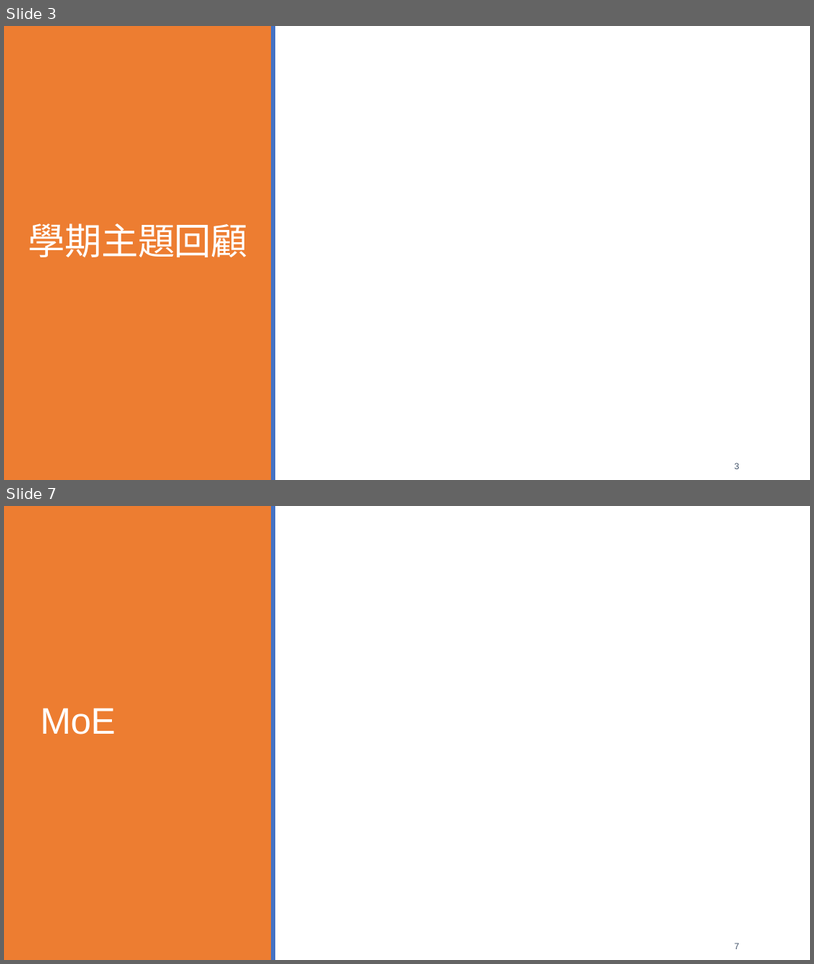
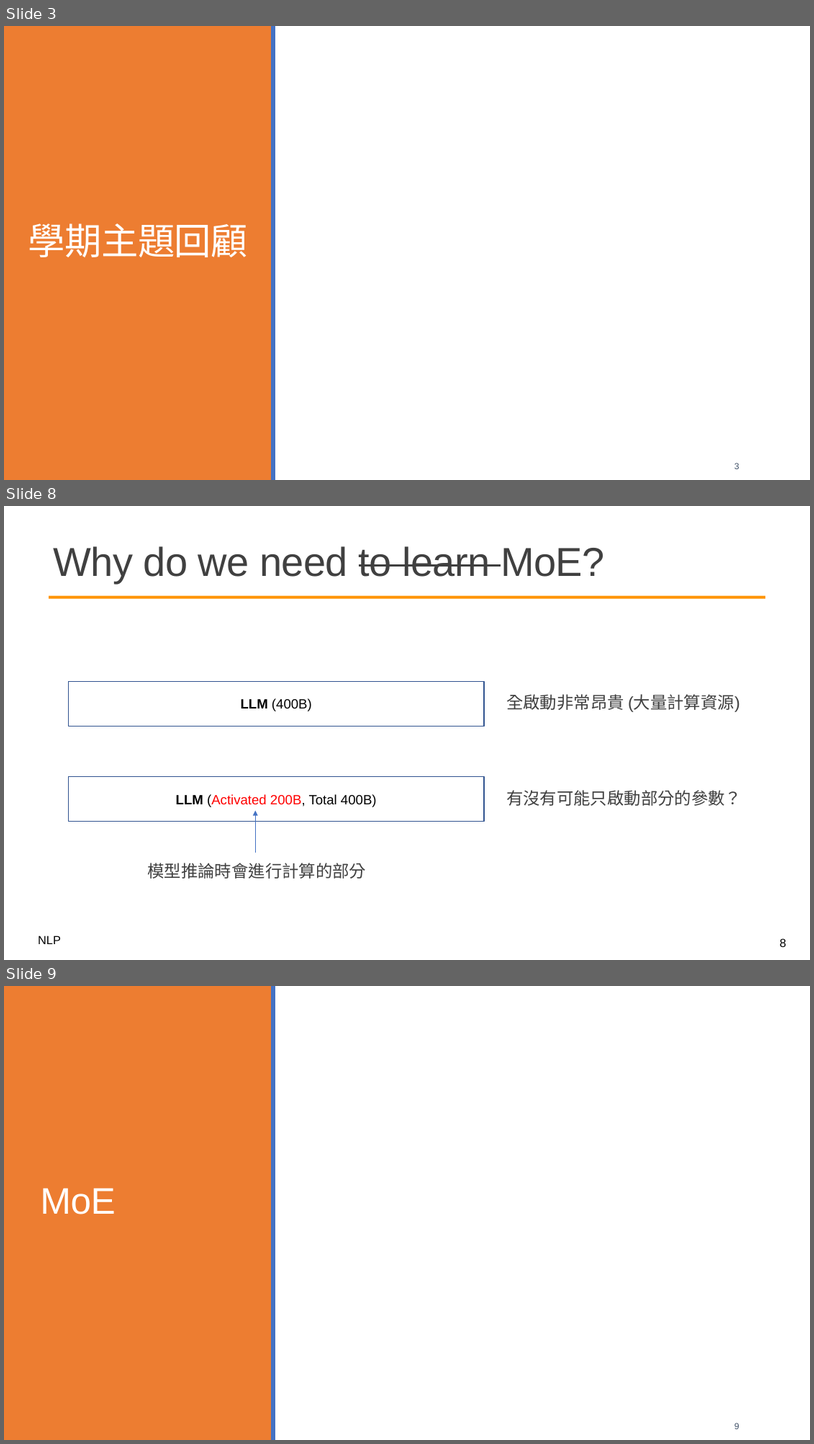
Before and after one commit to mcps5601/CGUNLP_2025_Spring, a slide deck: slides/moe_0601.pptx. Shown one above the other, each under a label of ours: slides 3 and 7 before the commit, slides 3, 8 and 9 after it; the slides between them are not shown. The pictures are 814x964 and 814x1444 pixels, drawn with LibreOffice and Linux fonts; fonts in the diff are those of the drawing; background and template pictures are left out. Boxes give left, top, right and bottom in pixels: in the first picture for what was removed or moved away, otherwise in the second. Text is boxed around its words. In the diff, an @@ line names an element or a change of style, - is before the commit and + after.

```diff
--- a/slides/moe_0601.pptx
+++ b/slides/moe_0601.pptx
@@ slide 8 added at [4,506,810,960], background #FFFFFF @@
@@ title added at [53,546,604,583], 48 pt, text #404040 @@
+Why do we need to learn MoE?
@@ rectangle added at [49,595,766,599], fill #FF9400 @@
@@ rectangle added at [69,682,484,726], outline #325491 1.25 pt, 16 pt, text #000000 @@
+LLM (400B)
@@ text added at [507,694,741,712], 20 pt, text #404040 @@
+全啟動非常昂貴 (大量計算資源)
@@ rectangle added at [69,777,484,821], outline #325491 1.25 pt, 16 pt, text #000000 @@
+LLM (Activated 200B, Total 400B)
@@ text added at [507,790,742,806], 20 pt, text #404040 @@
+有沒有可能只啟動部分的參數？
@@ arrow added from (256, 852) to (256, 811), #4472C4 1 pt @@
@@ text added at [148,862,367,878], 20 pt, text #404040 @@
+模型推論時會進行計算的部分
@@ text added at [38,935,61,944], 14 pt, text #000000 @@
+NLP
@@ page number added at [780,938,787,947], 14 pt, text #000000 @@
+8
@@ what was slide 7 is now slide 9 @@
@@ page number at [735,1422,740,1429]: text changed @@
-7
+9
```
Also in this commit, not shown: 9 slides changed, 4 other slides added, 1 slide removed, 1 other file.
